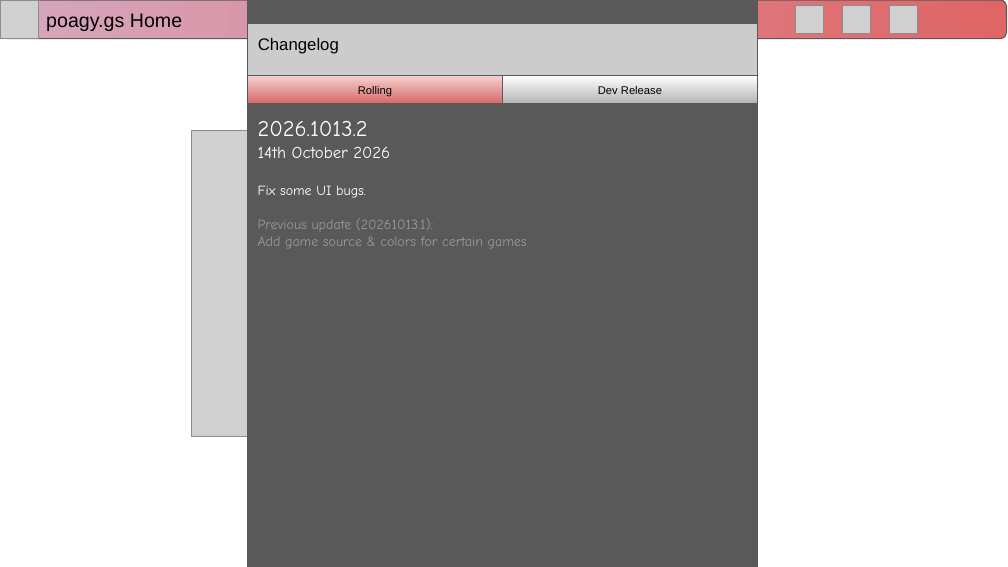
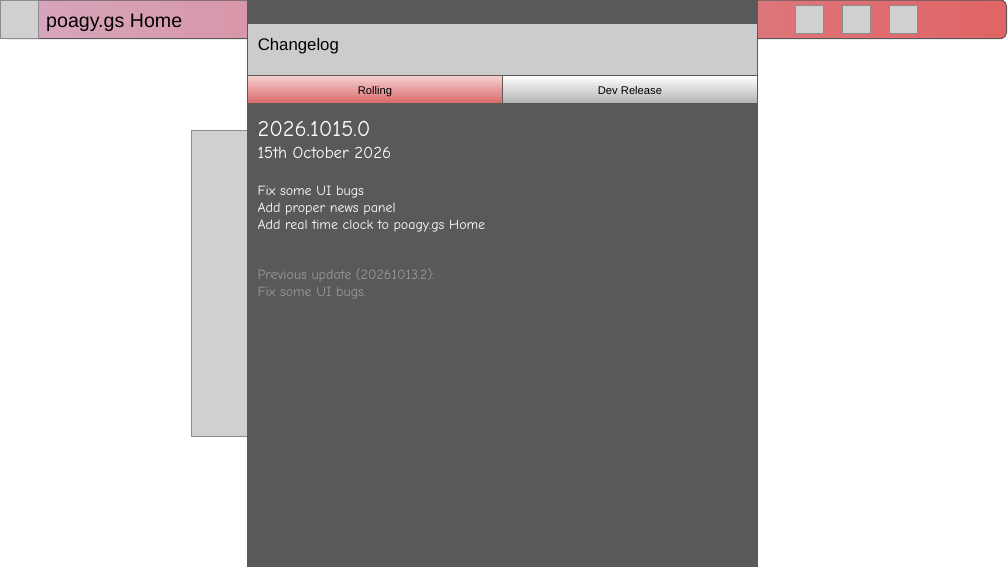
Before and after one commit to RitPigDev/poagy.gs-plus, a slide deck: slide 9 of poagy.gs+.pptx. Drawn at 1008x567 pixels with LibreOffice and Linux fonts; fonts in the diff are those of the drawing; grey boxes stand for pictures; background and template pictures are left out. Boxes give left, top, right and bottom in pixels: in the first picture for what was removed or moved away, otherwise in the second. Text is boxed around its words. In the diff, an @@ line names an element or a change of style, - is before the commit and + after.

```diff
--- a/poagy.gs+.pptx
+++ b/poagy.gs+.pptx
@@ text in rectangle at (258,121,485,280): text changed; size 12 to 10 pt @@
-2026.1013.2
-14th October 2026
+2026.1015.0
+15th October 2026
+Fix some UI bugs
+Add proper news panel
+Add real time clock to poagy.gs Home
+Previous update (20261013.2):
@@ text in rectangle at (258,218,527,248): paragraphs removed @@
-Previous update (20261013.1):
-Add game source & colors for certain games
@@ text in rectangle at (258,287,366,298): text colour #FFFFFF to #999999 in "Fix some UI bugs." @@
```
Also in this commit, not shown: 6 other slides changed, 2 slides added.
